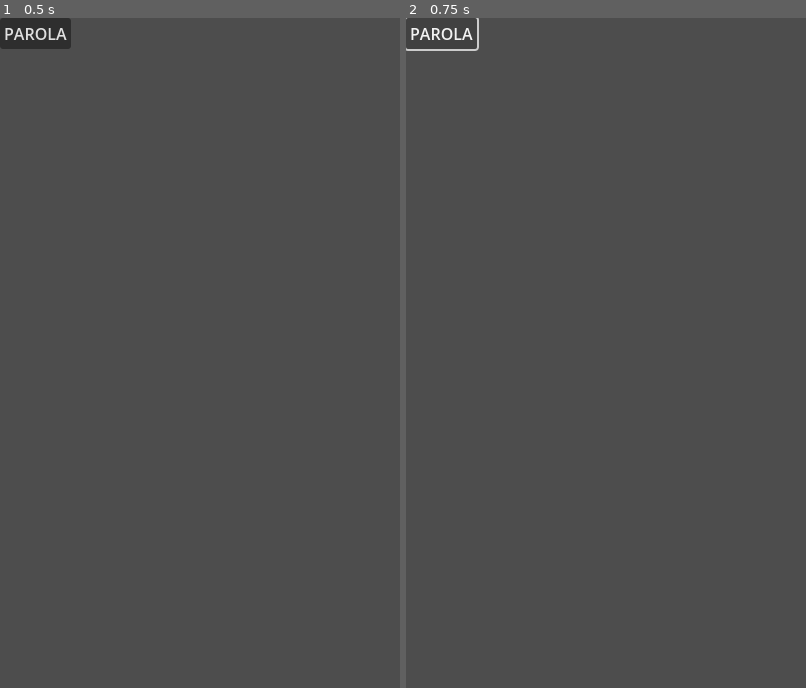
Above: before the commit, frames 1-2 (left to right).
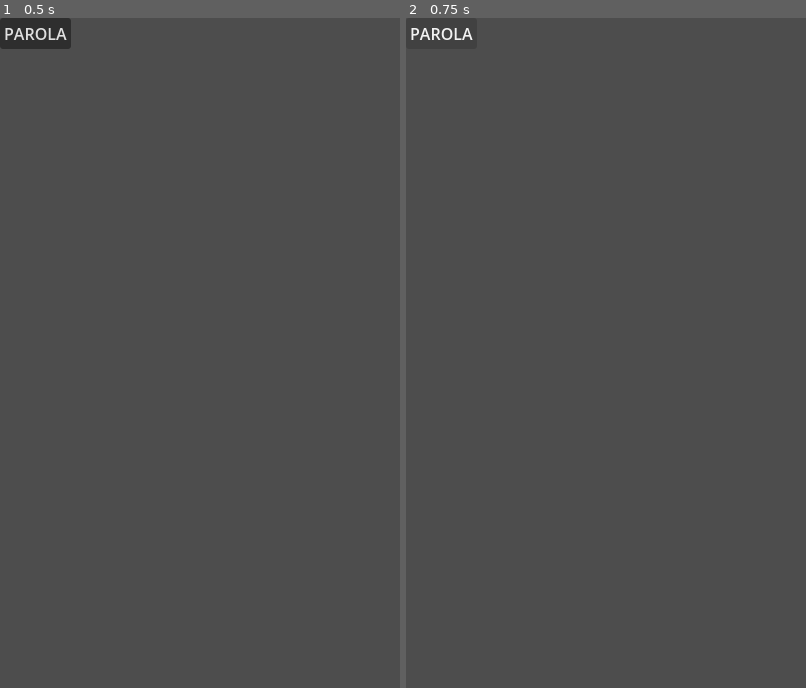
Above: after the commit, the same moments.

Repository: MarcoRizz/quadrati
Game: Godot game, scene res://scenes/wordpanel_parola.tscn
Same seed, same stepped clock (60 frames per second), same inputs: the game is played once before the commit and once after it. This scene is started directly instead of the project's main scene.
Inputs:
- Up to frame 1 (0.5 s): no input
- Up to frame 2 (0.75 s): click "PAROLA" at 0.5 s

Frame 1 is identical in both runs. In frame 2, less than 0.1% of the frame differs, in the area x 0-19%, y 0-5%.

Commit message:
terminato wordpanel_parola

Diff:
--- a/scenes/wordpanel_parola.tscn
+++ b/scenes/wordpanel_parola.tscn
@@ -5,5 +5,9 @@
 [node name="Parola" type="Button"]
 offset_right = 8.0
 offset_bottom = 8.0
+focus_mode = 0
 text = "PAROLA"
 script = ExtResource("1_omrdl")
+
+[connection signal="button_down" from="." to="." method="_on_button_down"]
+[connection signal="button_up" from="." to="." method="_on_button_up"]
--- a/scripts/grid.gd
+++ b/scripts/grid.gd
@@ -174,7 +174,7 @@
 
 
 func show_path(path_tiles: Array) -> void:
-	if ready_for_attempt:
+	if rot_on == 0:
 		$Path.default_color = Color(0.3, 0.5, 1)
 		for i_tile in path_tiles:
 			path.mod_add_point(elaborate_tile_coordinate(i_tile))
--- a/scripts/main_game.gd
+++ b/scripts/main_game.gd
@@ -7,7 +7,6 @@
 }
 
 signal attempt_result(word_finded: AttemptResult, word: String)
-signal reveal_word(word: String)
 signal game_complete()
 
 var history_mode = false
@@ -63,6 +62,10 @@
 		$ProgressBar.increase(i_parola)
 		$Grid.set_answer(AttemptResult.NEW_FIND, i_parola)
 
+	# Se sono in history_mode rivelo le rimanenti
+	if history_mode:
+		$WordPanel.reveal_remaining_words()
+
 func _on_grid_clear_grid() -> void:
 	if $ProgressBar.value >= $ProgressBar.max_value and not $Grid.history_mode:
 		game_complete.emit()
--- a/scripts/wordpanel.gd
+++ b/scripts/wordpanel.gd
@@ -54,26 +54,6 @@
 		# Aggiorna la posizione solo se size.y cambia
 		position.y = panel_y_bottom - size.y
 
-	# Controlla se è stato cliccato un label TODO da implementare in wordpanel_parola
-	#if clicked_label == null:
-		#return
-	#else:
-		#holding_click_delta_time += delta
-		#
-		#if click_global_position.distance_to(get_global_mouse_position()) > max_mouse_move:
-			#clicked_label = null
-			#return
-		#else:
-		#
-			## Se il tempo di hold è stato superato, esegui un'azione
-			#if holding_click_delta_time > max_holding_time:
-				## Recupera il testo della label per comporre l'URL
-				#var url = "https://www.google.com/search?q=" + clicked_label.text + "+vocabolario"
-				#clicked_label = null
-				#
-				## Apre l'URL nel browser
-				#OS.shell_open(url)
-
 
 func instantiate(json: Dictionary) -> void:
 	for i_parola in json.words:
@@ -82,6 +62,7 @@
 		var new_parola = parola_obj.instantiate()
 		new_parola.name = "_" + i_parola
 		new_parola.text = i_parola
+		new_parola.show_path.connect(_on_parola_show_path)
 		all_words.add_child(new_parola)
 
 	for size_n in box_parole:
@@ -93,36 +74,25 @@
 			vbox.get_node(str(size_n) + "_titolo").text = size_n + "-lettere: 0/" + str(box_parole[size_n]["n_max"])
 
 
-func add_word(word: String, increase_count: bool = true):
+func add_word(word: String):
 	var lunghezza_char = str(word.length())
 
 	all_words.get_node("_" + word).reparent(vbox.get_node(lunghezza_char + "_box"))
 
-	if increase_count:
-		# Aggiorna il conteggio delle parole trovate
-		var n = box_parole[lunghezza_char]["n"] + 1
-		var n_max = box_parole[lunghezza_char]["n_max"]
-		var title = vbox.get_node(str(lunghezza_char) + "_titolo")
-		box_parole[lunghezza_char]["n"] = n
-		title.text = lunghezza_char + "-lettere: " + str(n) + "/" + str(box_parole[lunghezza_char]["n_max"])
-		if n >= n_max:
-			title.set("theme_override_colors/font_color", Color.AQUAMARINE)
-	else:
-		pass
-		#word_label.self_modulate = Color(1, 0.3, 0.3)  #TODO per la visualizzazione delle parole in history_mode
+	# Aggiorna il conteggio delle parole trovate
+	var n = box_parole[lunghezza_char]["n"] + 1
+	var n_max = box_parole[lunghezza_char]["n_max"]
+	var title = vbox.get_node(str(lunghezza_char) + "_titolo")
+	box_parole[lunghezza_char]["n"] = n
+	title.text = lunghezza_char + "-lettere: " + str(n) + "/" + str(box_parole[lunghezza_char]["n_max"])
+	if n >= n_max:
+		title.set("theme_override_colors/font_color", Color.AQUAMARINE)
 
 
-#func creat_clickable_label(word: String) -> Label:
-	## Crea un nuovo Label per la parola
-	#var word_label = Label.new()
-	#word_label.text = word
-	#word_label.mouse_filter = Control.MOUSE_FILTER_PASS
-	#
-	## Connetti l'evento di input alla label
-	#word_label.connect("gui_input", _on_label_clicked.bind(word_label))
-	#word_label.connect("mouse_exited", _on_label_exited)
-	#
-	#return word_label
+func reveal_remaining_words() -> void:
+	for word_obj in all_words.get_children():
+		word_obj.reparent(vbox.get_node(str(word_obj.name.length() - 1) + "_box"))
+		word_obj.set_revealed_word()
 
 
 func _on_button_pressed() -> void:
@@ -145,22 +115,5 @@
 				moving_up = false
 
 
-## Funzione che si attiva al clic della label
-#func _on_label_clicked(event: InputEvent, label: Label) -> void:
-	#if event is InputEventMouseButton and event.button_index == MOUSE_BUTTON_LEFT:
-		#if event.is_pressed():
-			#clicked_label = label
-			#click_global_position = get_global_mouse_position()
-			#holding_click_delta_time = 0
-		#
-		#elif event.is_released() and label == clicked_label:
-			#show_path.emit(clicked_label.text)
-			#clicked_label = null
-#
-#
-#func _on_label_exited() -> void:
-	#clicked_label = null
-#
-#
-#func _on_main_reveal_word(word: String) -> void:
-	#add_word(word, false)
+func _on_parola_show_path(word: String) -> void:
+	show_path.emit(word)
--- a/scripts/wordpanel_parola.gd
+++ b/scripts/wordpanel_parola.gd
@@ -1,9 +1,11 @@
 extends Button
+
+signal show_path(word: String)
 
 # Variabili per il click delle parole
 const max_holding_time = 1.0 #secondi
-var clicked_label
-var click_global_position
+var valid_click: bool
+var click_global_position: Vector2
 var max_mouse_move = 10.0 #se sto trascinando il Panel evito che continui a cliccare la parola
 var holding_click_delta_time
 
@@ -14,4 +16,37 @@
 
 # Called every frame. 'delta' is the elapsed time since the previous frame.
 func _process(delta: float) -> void:
-	pass
+	if is_pressed() and valid_click:
+		holding_click_delta_time += delta
+
+		if click_global_position.distance_to(get_global_mouse_position()) > max_mouse_move:
+			valid_click = false
+			return
+		else:
+			# Se il tempo di hold è stato superato, esegui un'azione
+			if holding_click_delta_time > max_holding_time:
+				# Recupera il testo della label per comporre l'URL
+				var url = "https://www.google.com/search?q=" + text + "+vocabolario"
+				valid_click = false
+
+				# Apre l'URL nel browser
+				OS.shell_open(url)
+
+
+func _on_button_down() -> void:
+	click_global_position = get_global_mouse_position()
+	holding_click_delta_time = 0
+	valid_click = true
+
+
+func _on_button_up() -> void:
+	if valid_click:
+		show_path.emit(text)
+		valid_click = false
+
+
+func set_revealed_word() -> void:
+	var color = Color(1, 0.3, 0.3)
+	set("theme_override_colors/font_color", color)
+	set("theme_override_colors/font_pressed_color", color)
+	set("theme_override_colors/font_hover_color", color)
